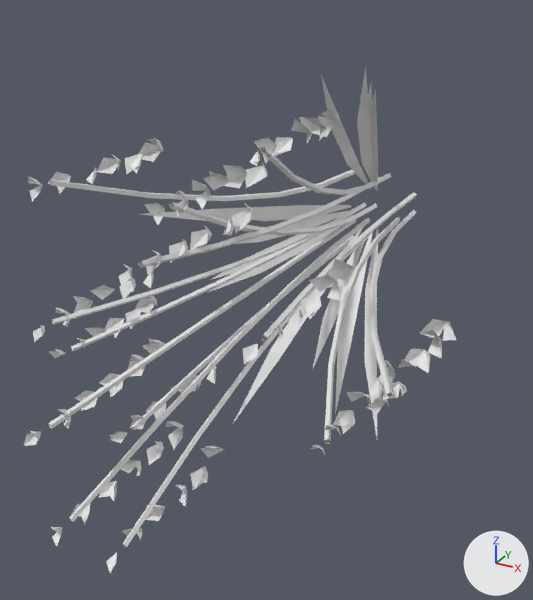
What one commit did to the glTF model assets/glb/lavender_n1.glb.
Both versions are drawn from a 50 mm lens placed at (0.367, -0.998, 0.31), pointed at (-0.004, -0.325, -0.027). The lights are fixed; the arrows at lower right show +X, +Y and +Z. The older version comes first. Vertices at exactly the same position are counted once.

In view in the first picture: 'lavender_n1_bloom2', 'lavender_n1_leaf', 'lavender_n1_stem'.
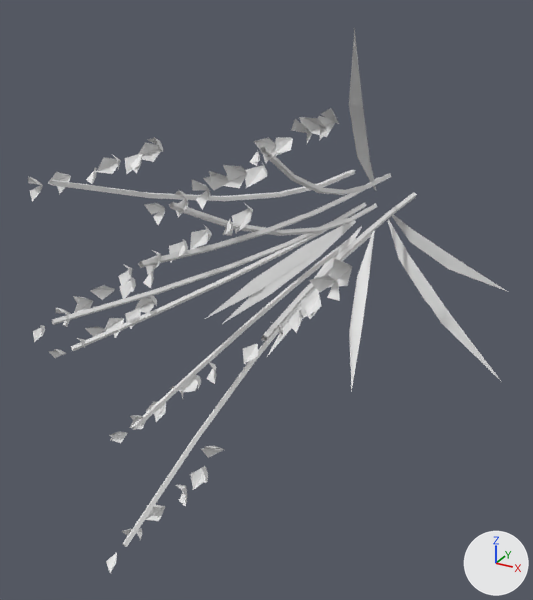
What the commit changed:
me_lavender_n1_bloom2 is used by ob_lavender_n1_bloom2; location (0.0, 0.0, 0.0).
me_lavender_n1_bloom2 had 1014 vertices, 936 faces and spanned x -0.177..0.222, y -0.616..-0.312, z -0.214..0.195.
me_lavender_n1_bloom2 now has 702 vertices, 648 faces and spans x -0.177..0.13, y -0.598..-0.312, z -0.214..0.195.
me_lavender_n1_bloom2 part 1: 24 loose pieces with 312 vertices, spanning x -0.108..0.222, y -0.616..-0.335, z -0.191..0.014, are deleted.
me_lavender_n1_leaf is used by ob_lavender_n1_leaf; location (0.0, 0.0, 0.0).
me_lavender_n1_leaf had 98 vertices, 70 faces and spanned x -0.252..0.111, y -0.259..-0.02, z -0.259..0.221.
me_lavender_n1_leaf now has 56 vertices, 40 faces and spans x -0.171..0.254, y -0.256..-0.02, z -0.2..0.262.
me_lavender_n1_leaf part 2: the loose piece of 7 vertices spanning x -0.219..-0.03, y -0.205..-0.02, z -0.005..0.017 is turned -41.8 degrees about the y axis through the mesh origin.
me_lavender_n1_leaf part 3: the loose piece of 7 vertices spanning x -0.172..-0.03, y -0.159..-0.02, z -0.008..0.011 is scaled about its middle by (-1.48, 1.48, -1), then moved by (0.237, -0.034, -0.003).
me_lavender_n1_leaf part 4: the loose piece of 7 vertices spanning x -0.175..-0.025, y -0.189..-0.02, z -0.104..-0.014 is turned -126.3 degrees about the y axis through its middle and scaled by 1.08, then moved by (0.214, -0.007, 0.01).
me_lavender_n1_leaf part 5: the loose piece of 7 vertices spanning x -0.013..0.007, y -0.193..-0.02, z 0.03..0.207 is turned -133 degrees about the y axis through the mesh origin and scaled by 1.01.
me_lavender_n1_leaf part 6: the loose piece of 7 vertices spanning x 0.012..0.111, y -0.242..-0.02, z -0.232..-0.027 is turned -43.3 degrees about the y axis through its middle and scaled by 1.07, then moved by (0.079, -0.007, 0.075).
me_lavender_n1_leaf part 7: the loose piece of 7 vertices spanning x -0.176..-0.026, y -0.182..-0.02, z -0.087..-0.012 is deleted.
me_lavender_n1_leaf part 8: the loose piece of 7 vertices spanning x -0.182..-0.029, y -0.173..-0.02, z -0.04..-0.005 is deleted.
me_lavender_n1_leaf part 9: the loose piece of 7 vertices spanning x -0.252..-0.03, y -0.237..-0.02, z -0.004..0.019 is deleted.
me_lavender_n1_leaf part 10: 39 vertices removed from x -0.093..0.061, y -0.259..-0.02, z -0.259..0.221; 18 vertices added at x -0.08..0.059, y -0.253..-0.02, z -0.2..0.262.
me_lavender_n1_stem is used by ob_lavender_n1_stem; location (0.0, 0.0, 0.0).
me_lavender_n1_stem had 312 vertices, 520 faces and spanned x -0.162..0.206, y -0.591..0.0, z -0.2..0.179.
me_lavender_n1_stem now has 216 vertices, 360 faces and spans x -0.162..0.117, y -0.573..0.0, z -0.2..0.179.
me_lavender_n1_stem part 11: the loose piece of 24 vertices spanning x -0.093..-0.028, y -0.585..0.0, z -0.075..-0.022 is deleted.
me_lavender_n1_stem part 12: the loose piece of 24 vertices spanning x 0.055..0.206, y -0.495..0.0, z -0.006..0.003 is deleted.
me_lavender_n1_stem part 13: the loose piece of 24 vertices spanning x -0.077..-0.006, y -0.591..0.0, z -0.175..-0.019 is deleted.
me_lavender_n1_stem part 14: the loose piece of 24 vertices spanning x 0.032..0.153, y -0.497..0.0, z -0.067..-0.012 is deleted.

What differs and where, as boxes [x1, y1, x2, y2] in the pictures (533 x 600 px; the box of a moved part takes in the faces that stretch with it):
'lavender_n1_stem', reshaped
    before: [48, 146, 417, 547]
    after: [50, 146, 417, 547]
'lavender_n1_leaf', reshaped (27% wider)
    before: [140, 66, 378, 437]
    after: [205, 27, 508, 392]
'lavender_n1_bloom2', reshaped (25% narrower)
    before: [24, 108, 456, 573]
    after: [28, 108, 352, 573]
part 1 of me_lavender_n1_bloom2, deleted
    before: [24, 319, 456, 547]
part 2 of me_lavender_n1_leaf, moved or reshaped
    before: [246, 205, 348, 218]
    after: [205, 220, 355, 319]
part 3 of me_lavender_n1_leaf, moved or reshaped
    before: [257, 206, 351, 221]
    after: [392, 215, 508, 292]
part 4 of me_lavender_n1_leaf, moved or reshaped
    before: [207, 226, 340, 293]
    after: [388, 221, 428, 303]
part 5 of me_lavender_n1_leaf, moved or reshaped
    before: [321, 75, 371, 189]
    after: [222, 221, 356, 324]
part 6 of me_lavender_n1_leaf, moved or reshaped
    before: [365, 229, 378, 437]
    after: [388, 219, 502, 382]
part 7 of me_lavender_n1_leaf, deleted
    before: [210, 215, 353, 280]
part 8 of me_lavender_n1_leaf, deleted
    before: [228, 210, 350, 244]
part 9 of me_lavender_n1_leaf, deleted
    before: [140, 205, 351, 221]
part 10 of me_lavender_n1_leaf, reshaped
    before: [234, 66, 378, 422]
    after: [267, 27, 376, 392]
part 11 of me_lavender_n1_stem, deleted
    before: [48, 220, 356, 428]
part 12 of me_lavender_n1_stem, deleted
    before: [369, 210, 416, 398]
part 13 of me_lavender_n1_stem, deleted
    before: [69, 218, 370, 522]
part 14 of me_lavender_n1_stem, deleted
    before: [324, 218, 400, 444]
